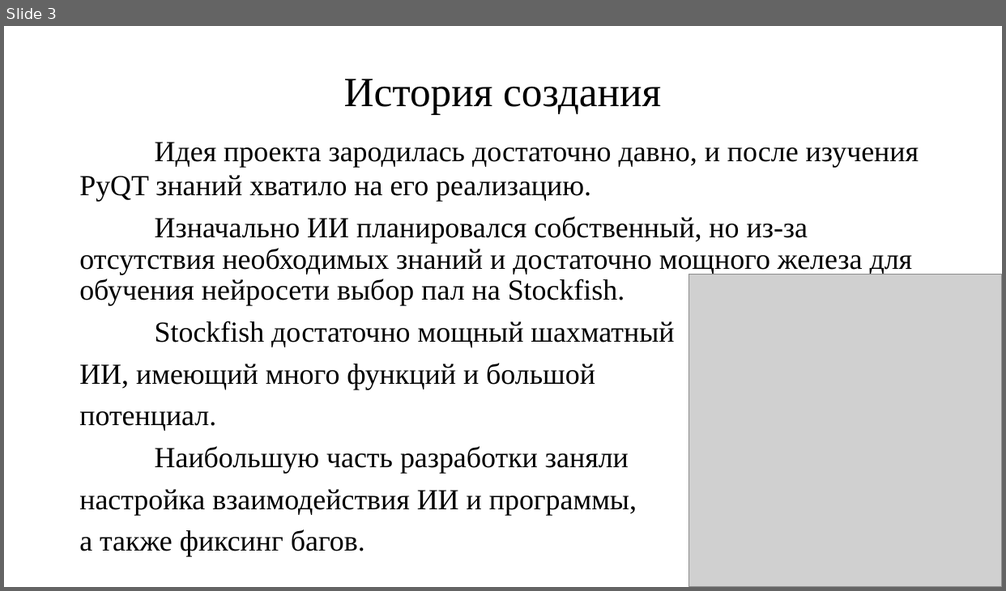
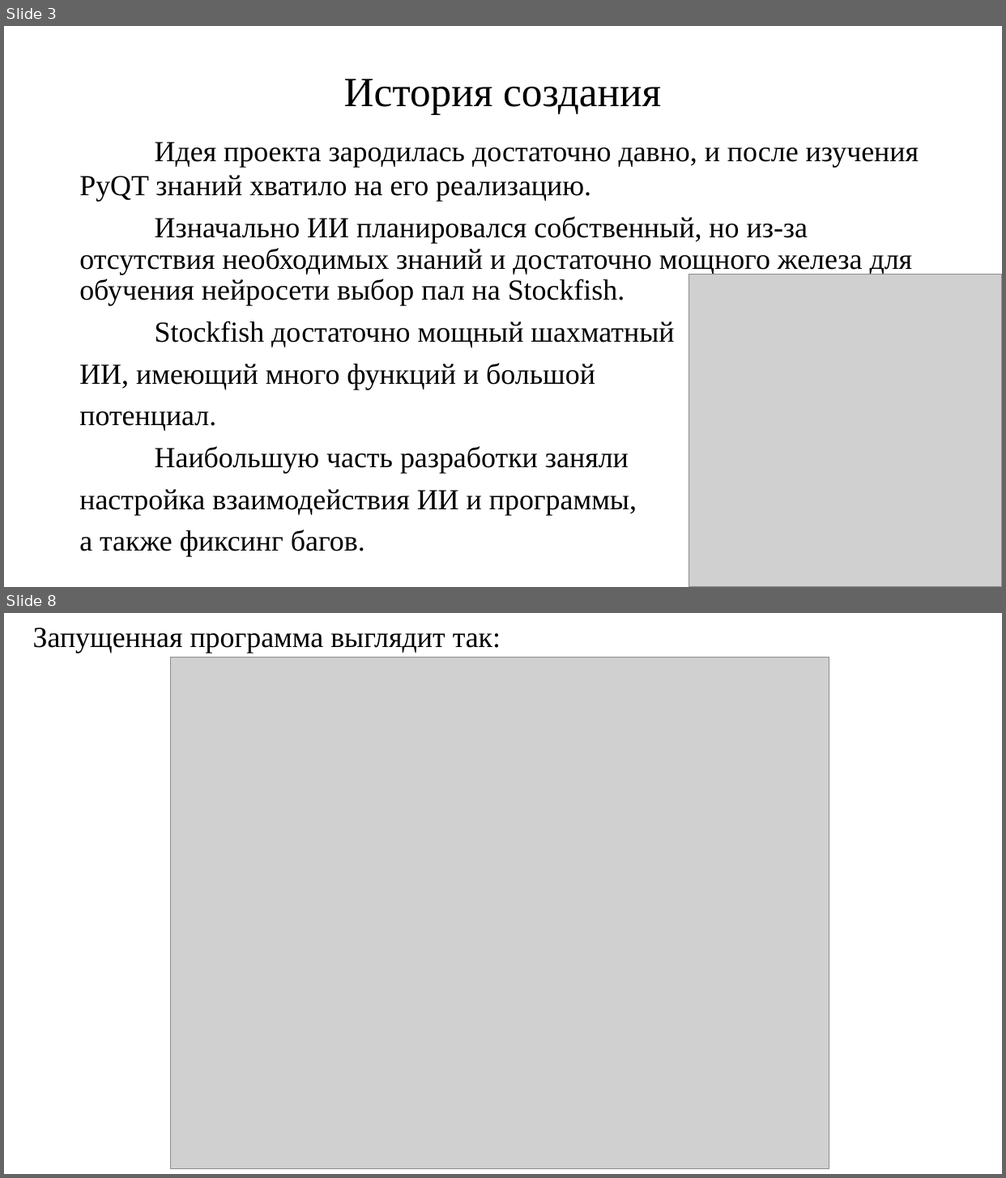
Before and after one commit to MatveyZhikharev/Chess_PyQt, a slide deck: Презентация.pptx. Shown one above the other, each under a label of ours: slide 3 before the commit, slides 3 and 8 after it; the slides between them are not shown. The pictures are 1006x591 and 1006x1178 pixels, drawn with LibreOffice and Linux fonts; fonts in the diff are those of the drawing; grey boxes stand for pictures. Boxes give left, top, right and bottom in pixels: in the first picture for what was removed or moved away, otherwise in the second. Text is boxed around its words. In the diff, an @@ line names an element or a change of style, - is before the commit and + after.

```diff
--- a/Презентация.pptx
+++ b/Презентация.pptx
@@ slide 8 added at (4, 613, 1002, 1174), background #FFFFFF @@
@@ title added at (33, 628, 501, 653), 28 pt, text #000000 @@
+Запущенная программа выглядит так:
@@ picture added at (170, 658, 829, 1169) @@
```
Also in this commit, not shown: 4 slides changed, 4 other slides added, 2 other files.
